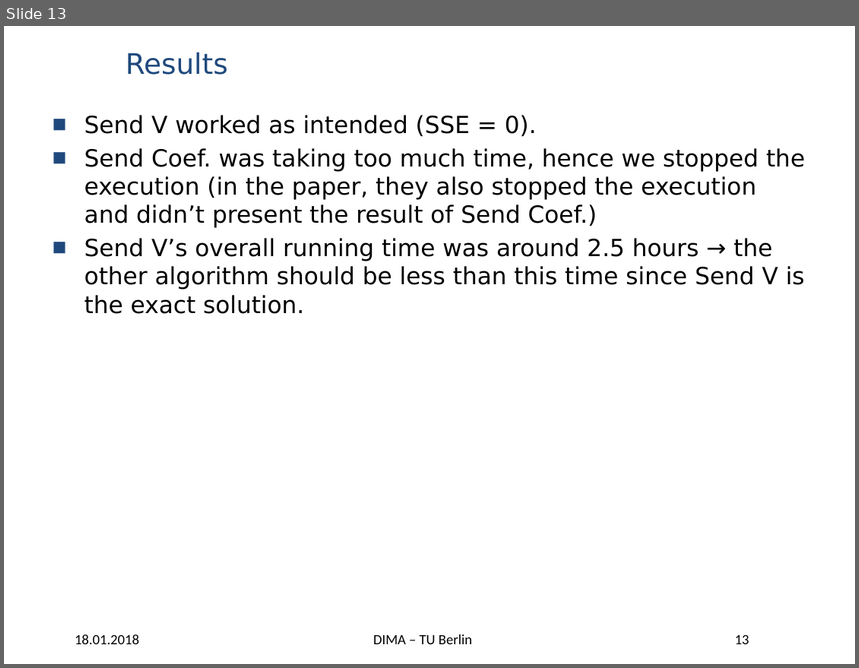
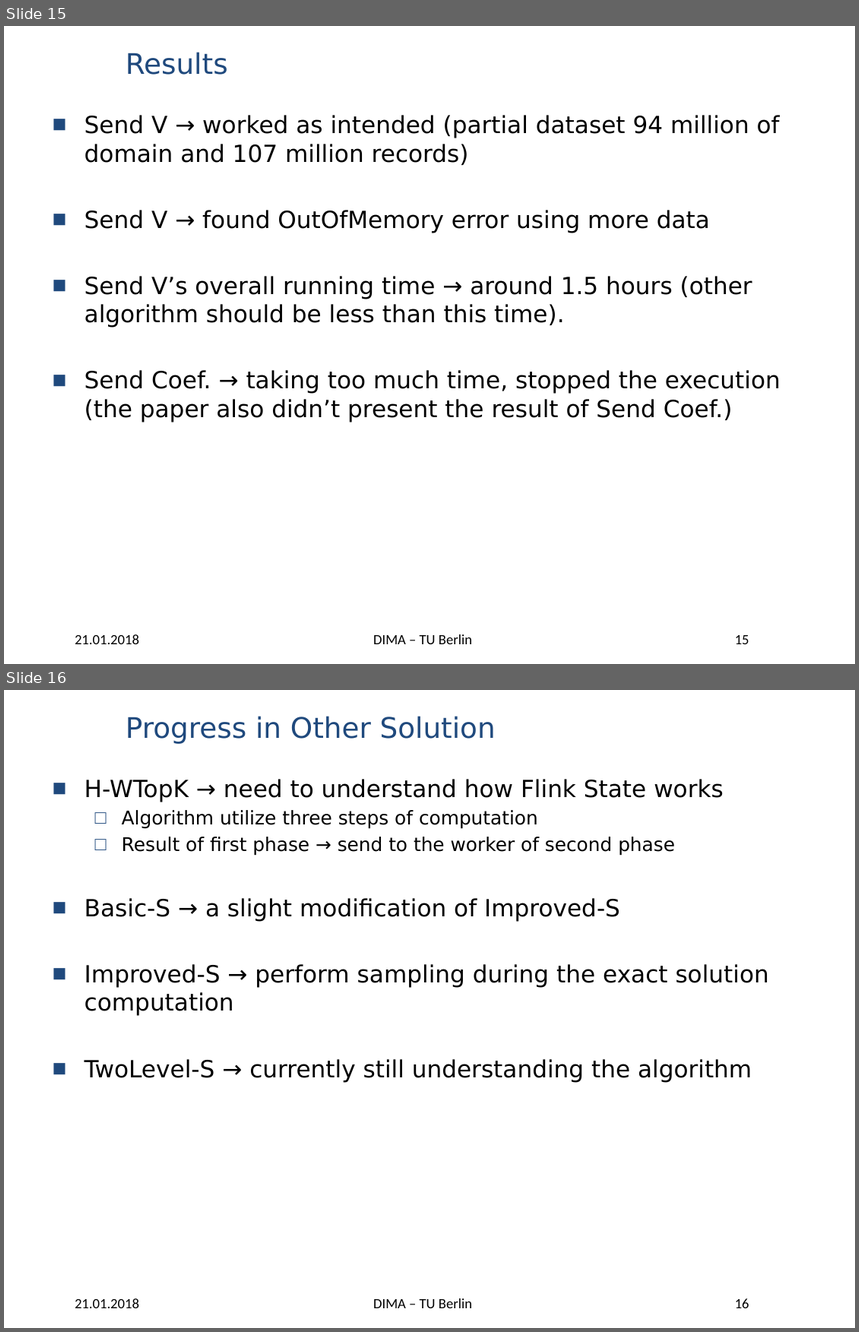
Before and after one commit to panduwicaksono91/wave-hist, a slide deck: BDAPRO Midterm Presentation - Wavelet Histogram.pptx. Shown one above the other, each under a label of ours: slide 13 before the commit, slides 15 and 16 after it. The pictures are 859x668 and 859x1332 pixels, drawn with LibreOffice and Linux fonts; fonts in the diff are those of the drawing; background and template pictures are left out. Boxes give left, top, right and bottom in pixels: in the first picture for what was removed or moved away, otherwise in the second. Text is boxed around its words. In the diff, an @@ line names an element or a change of style, - is before the commit and + after.

```diff
--- a/BDAPRO Midterm Presentation - Wavelet Histogram.pptx
+++ b/BDAPRO Midterm Presentation - Wavelet Histogram.pptx
@@ slide 16 added at [4,690,855,1328], background picture (left out); not listed: 3 template elements that a slide beside it also shows @@
@@ title added at [126,716,496,743], 24 pt, text #1F497D @@
+Progress in Other Solution
@@ text added at [85,779,769,1082], 20 pt, text #000000 @@
+■ H-WTopK → need to understand how Flink State works
+  □ Algorithm utilize three steps of computation
+  □ Result of first phase → send to the worker of second phase
+■ Basic-S → a slight modification of Improved-S
+■ Improved-S → perform sampling during the exact solution computation
+■ TwoLevel-S → currently still understanding the algorithm
@@ what was slide 13 is now slide 15 @@
@@ slide 15 changed as well @@
@@ text at [85,115,781,422]: text changed @@
-■ Send V worked as intended (SSE = 0).
-■ Send Coef. was taking too much time, hence we stopped the execution (in the paper, they also stopped the execution and didn’t present the result of Send Coef.)
-■ Send V’s overall running time was around 2.5 hours → the other algorithm should be less than this time since Send V is the exact solution.
+■ Send V → worked as intended (partial dataset 94 million of domain and 107 million records)
+■ Send V → found OutOfMemory error using more data
+■ Send V’s overall running time → around 1.5 hours (other algorithm should be less than this time).
+■ Send Coef. → taking too much time, stopped the execution (the paper also didn’t present the result of Send Coef.)
@@ text at [75,635,139,645]: text changed @@
-18.01.2018
+21.01.2018
@@ page number at [735,636,750,645]: text changed @@
-13
+15
```
Also in this commit, not shown: 17 other slides changed, 4 other slides added, 1 slide removed.
